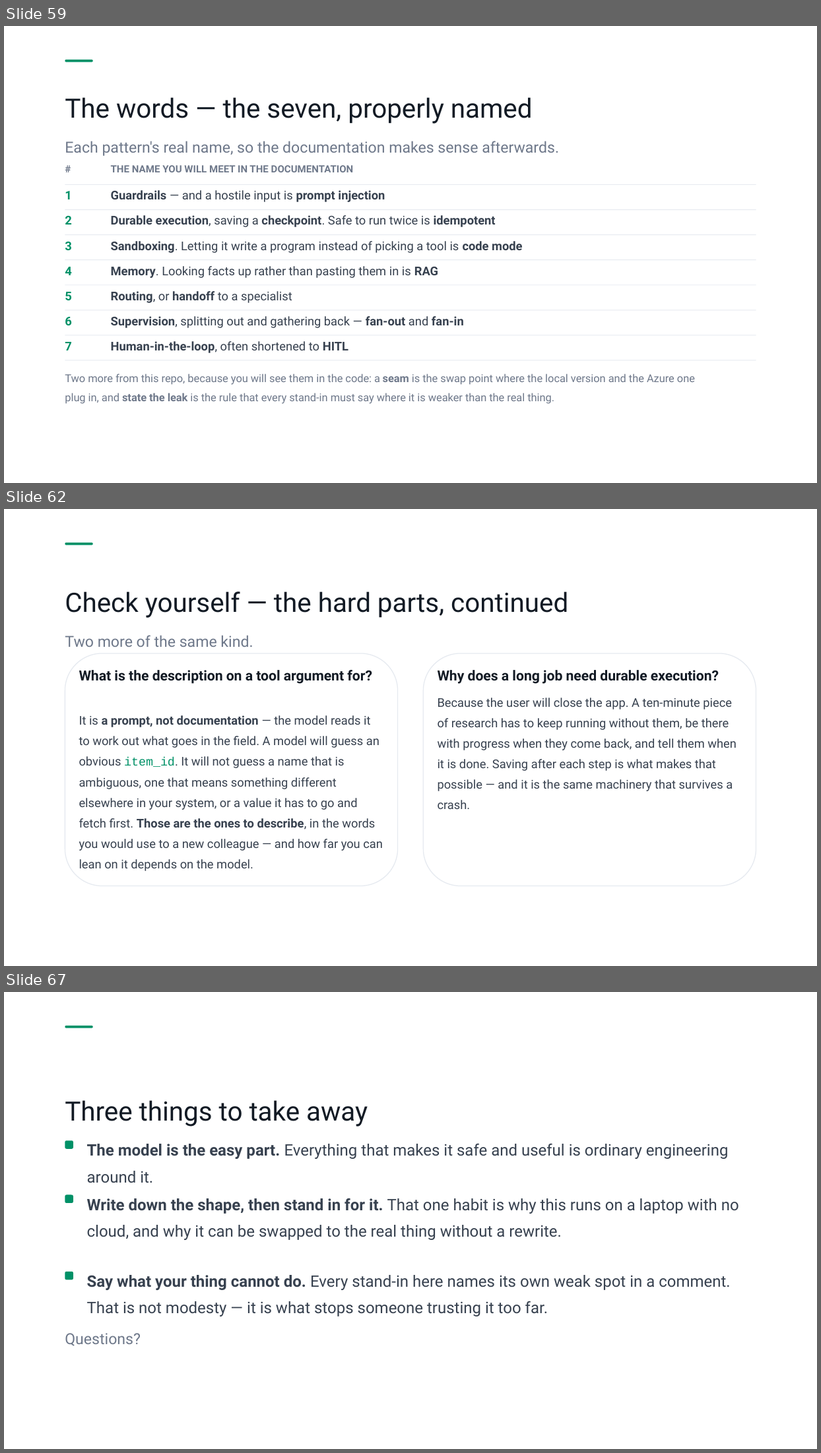
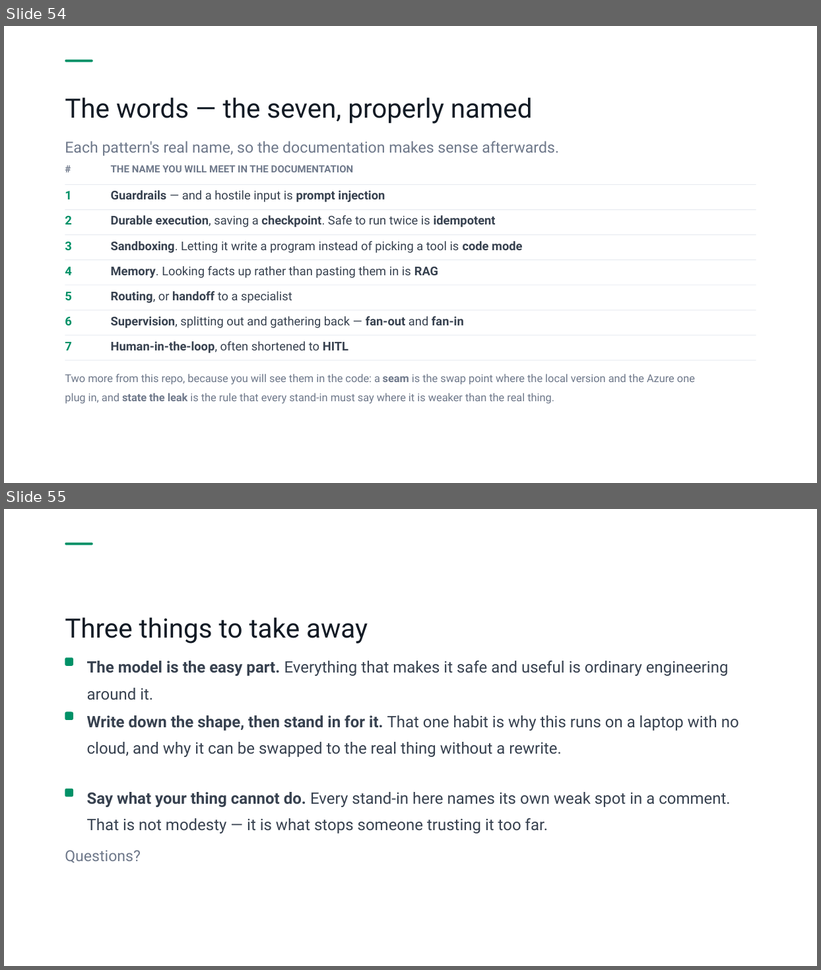
Before and after one commit to PratikDhanave/harness-engineering, a slide deck: docs/presentation/harness-engineering-clearroute-talk.pptx. Shown one above the other, each under a label of ours: slides 59, 62 and 67 before the commit, slides 54 and 55 after it; the slides between them are not shown. The pictures are 821x1453 and 821x970 pixels, drawn with LibreOffice and Linux fonts; fonts in the diff are those of the drawing. Boxes give left, top, right and bottom in pixels: in the first picture for what was removed or moved away, otherwise in the second. Text is boxed around its words. In the diff, an @@ line names an element or a change of style, - is before the commit and + after.

```diff
--- a/docs/presentation/harness-engineering-clearroute-talk.pptx
+++ b/docs/presentation/harness-engineering-clearroute-talk.pptx
@@ slide 62 removed at box(4, 509, 817, 966), background #FFFFFF @@
@@ rounded rectangle removed at box(65, 543, 93, 545) @@
@@ text removed at box(65, 591, 568, 618) @@
-Check yourself — the hard parts, continued
@@ text removed at box(65, 635, 253, 647) @@
-Two more of the same kind.
@@ rounded rectangle removed at box(65, 654, 398, 887) @@
@@ rounded rectangle removed at box(424, 654, 757, 887) @@
@@ text removed at box(79, 670, 372, 684) @@
-What is the description on a tool argument for?
@@ text removed at box(438, 670, 719, 684) @@
-Why does a long job need durable execution?
@@ text removed at box(438, 698, 737, 791) @@
-Because the user will close the app. A ten-minute piece of research has to keep running without them, be there with progress when they come back, and tell them when it is done. Saving after each step is what makes that possible — and it is the same machinery that survives a crash.
@@ text removed at box(79, 716, 383, 871) @@
-It is a prompt, not documentation — the model reads it to work out what goes in the field. A model will guess an obvious item_id. It will not guess a name that is ambiguous, one that means something different elsewhere in your system, or a value it has to go and fetch first. Those are the ones to describe, in the words you would use to a new colleague — and how far you can lean on it depends on the model.
@@ what was slide 59 is now slide 54 @@
@@ what was slide 67 is now slide 55 @@
```
Also in this commit, not shown: 11 other slides removed, 8 other files.
